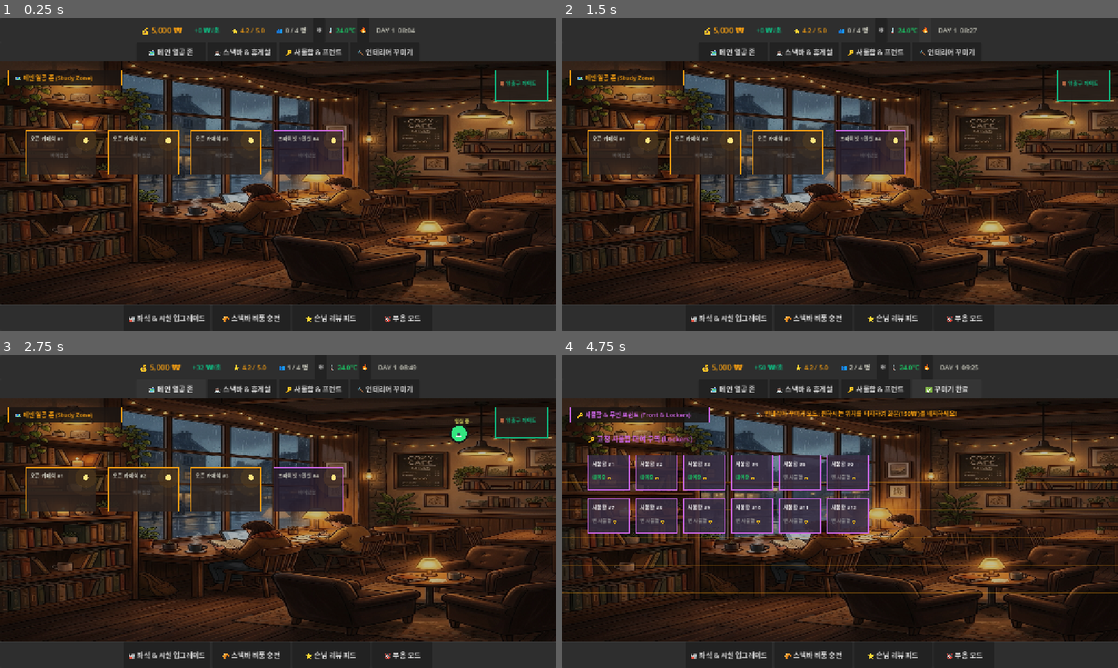
Above: before the commit, frames 1-4 (two rows, left to right).
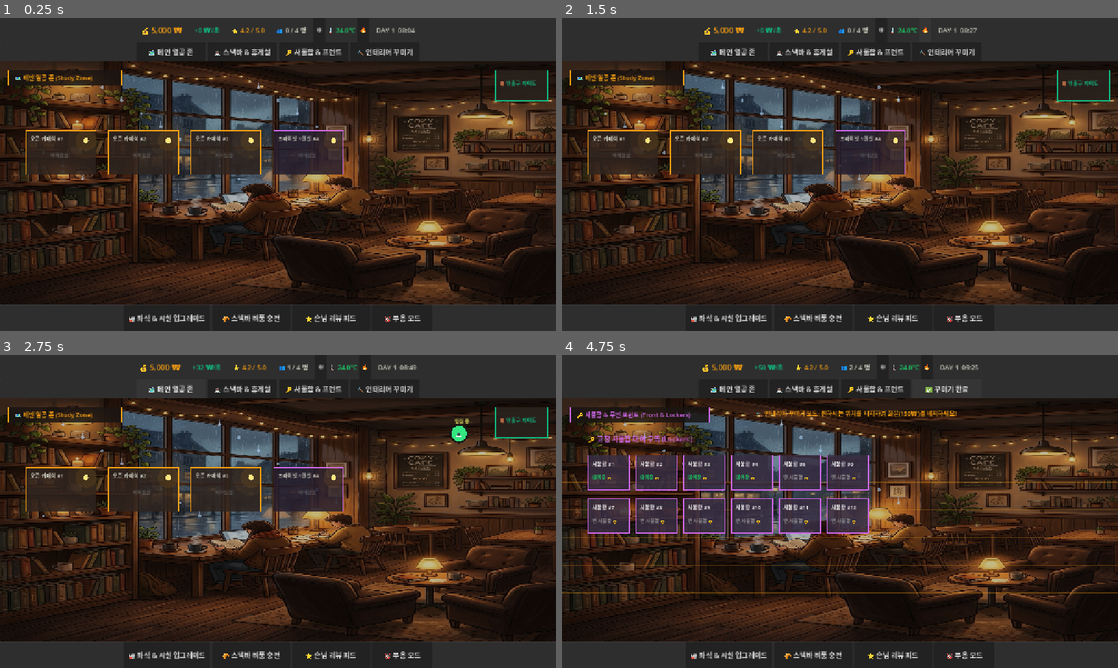
Above: after the commit, the same moments.

Repository: juhee77/Log404
Game: Godot game, scene res://scenes/main_scene.tscn
Two runs of this game, one before a commit and one after it. Both use one fixed random seed, a clock stepped at 60 frames per second and the inputs below.
Inputs:
- Up to frame 1 (0.25 s): no input
- Up to frame 2 (1.5 s): click "❄️" at 0.5 s; click "🔥" at 1.25 s
- Up to frame 3 (2.75 s): click "🗺️ 메인 열공 존" at 2 s
- Up to frame 4 (4.75 s): click "☕ 스낵바 & 휴게실" at 2.75 s; click "🔑 사물함 & 프런트" at 3.5 s; click "🔨 인테리어 꾸미기" at 4.25 s

The runs differ from the first frame. In frame 1, less than 0.1% of the frame differs, in the area x 11-58%, y 20-52%; in frame 2, less than 0.1%, in the area x 7-61%, y 20-52%; in frame 3, less than 0.1%; in frame 4, less than 0.1%.

Commit message:
Module 48: Add window waterdrop rain particle animation effect

Diff:
--- a/game01/scripts/ui/cafe_view.gd
+++ b/game01/scripts/ui/cafe_view.gd
@@ -15,16 +15,12 @@
 func _ready() -> void:
 	custom_minimum_size = Vector2(800, 520)
 
-	if ResourceLoader.exists("res://assets/cafe_bg.png"):
-		bg_texture = load("res://assets/cafe_bg.png")
-	elif FileAccess.file_exists("res://assets/cafe_bg.png"):
+	if FileAccess.file_exists("res://assets/cafe_bg.png"):
 		var img = Image.load_from_file("res://assets/cafe_bg.png")
 		if img != null:
 			bg_texture = ImageTexture.create_from_image(img)
 
-	if ResourceLoader.exists("res://assets/coffee_bar.png"):
-		coffee_bar_texture = load("res://assets/coffee_bar.png")
-	elif FileAccess.file_exists("res://assets/coffee_bar.png"):
+	if FileAccess.file_exists("res://assets/coffee_bar.png"):
 		var img_bar = Image.load_from_file("res://assets/coffee_bar.png")
 		if img_bar != null:
 			coffee_bar_texture = ImageTexture.create_from_image(img_bar)
@@ -214,6 +210,15 @@
 	elif GameState.time_of_day == "NIGHT":
 		draw_rect(Rect2(0, 0, w, h), Color(0.1, 0.12, 0.3, 0.42))
 
+	# Render Rain Weather Glass Waterdrops
+	if GameState.weather == "RAINY":
+		var t_time = Time.get_ticks_msec() * 0.002
+		for r in range(16):
+			var rx = 100 + r * 45
+			var ry = fmod(r * 30 + t_time * 60, 240.0) + 60
+			draw_circle(Vector2(rx, ry) + view_offset, 3.5, Color(0.7, 0.85, 1.0, 0.55))
+			draw_line(Vector2(rx, ry - 12) + view_offset, Vector2(rx, ry) + view_offset, Color(0.7, 0.85, 1.0, 0.35), 1.5)
+
 	# 3. Draw Grid Overlay in Decorating Mode
 	if GameState.is_decorating_mode:
 		var grid_step = 64.0
Not shown, added: game01/docs/MEETING_MODULE_48_WINDOW_RAIN_SHADER.md
